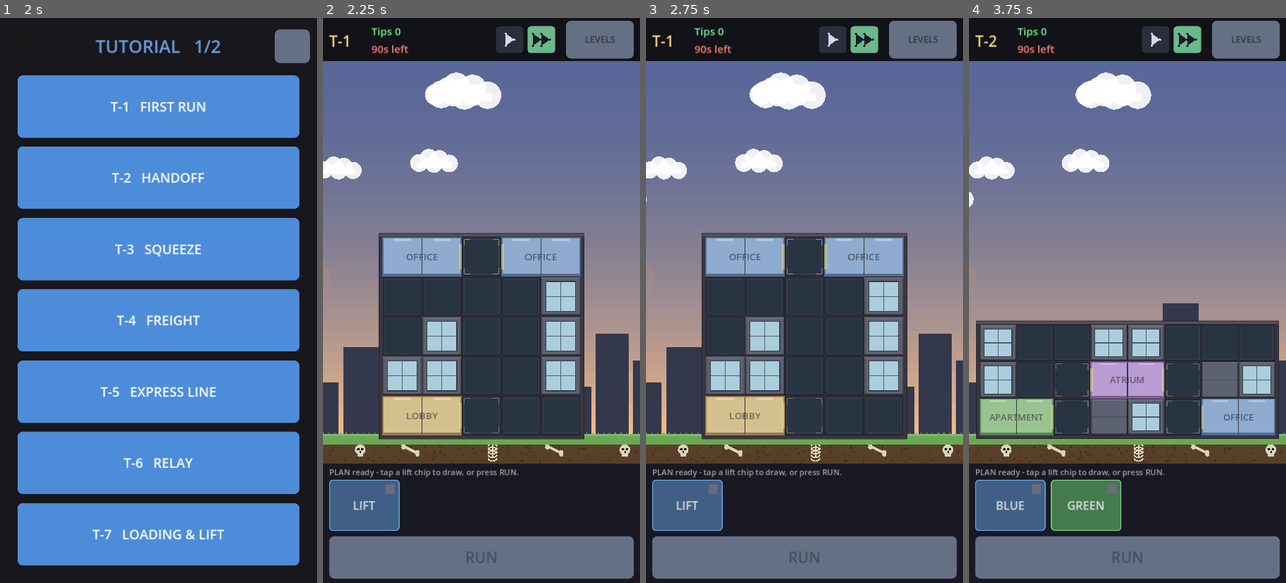
Above: before the commit, frames 1-4 (left to right).
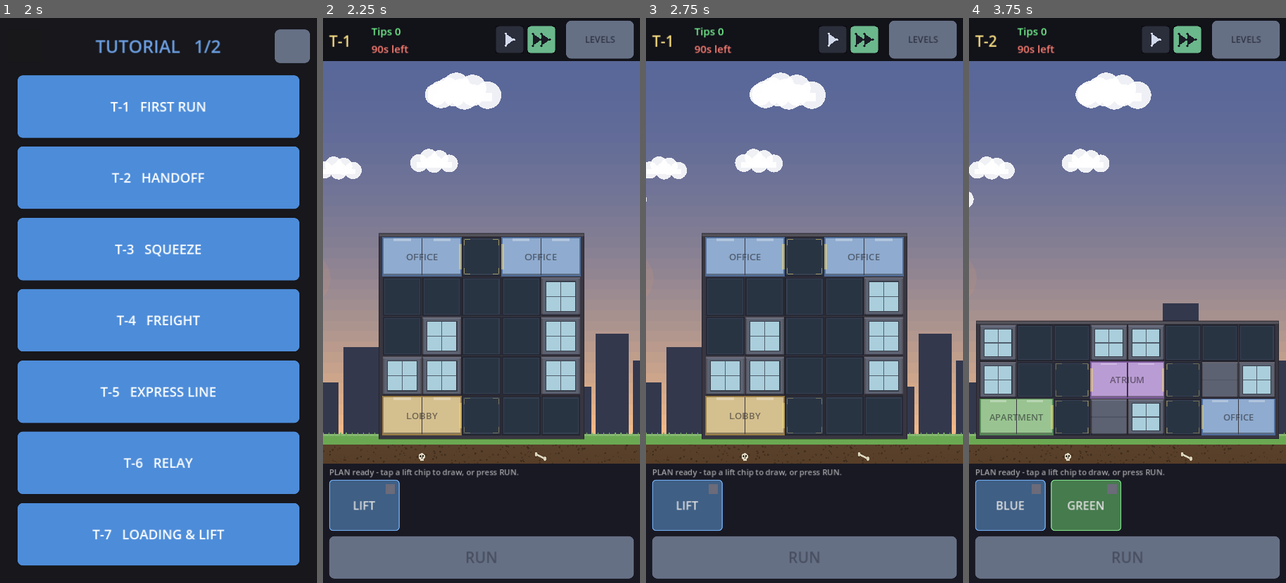
Above: after the commit, the same moments.

Repository: AlexEltonPym/elevator_game
Game: Godot game, scene res://scenes/v5_select.tscn
Same seed, same stepped clock (60 frames per second), same inputs: the game is played once before the commit and once after it.
Inputs (mouse positions are in pixels of both pictures, inside the frame that each line leads up to):
- Up to frame 1 (2 s): click (291, 46) at 0.52 s; click (25, 46) at 1.27 s
- Up to frame 2 (2.25 s): click "T-1 FIRST RUN" at 2 s
- Up to frame 3 (2.75 s): no input
- Up to frame 4 (3.75 s): click "LEVELS" at 2.75 s; click "T-2 HANDOFF" at 3.5 s

Frame 1 is identical in both runs. In frame 2, 0.3% of the frame differs, in the area x 10-97%, y 75-79%; in frame 3, 0.3%; in frame 4, 0.3%.

Commit message:
Fewer, lower, smaller buried bones
The dirt band is thin now (basement retired), so 5 finds crowded the grass line.
Cut to 2 (a skull + a bone), scaled to 0.62, dropped low in the band. Dropped the
tall ribcage. Render-only.

Co-Authored-By: Claude Opus 4.8 <noreply@anthropic.com>

Diff:
--- a/scripts/v5/background5.gd
+++ b/scripts/v5/background5.gd
@@ -49,10 +49,10 @@
 	for i in 260:
 		_specks.append({"x": rng.randf() * VP.x, "y": rng.randf(),
 				"r": rng.randf_range(1.0, 2.6), "d": rng.randf_range(0.10, 0.30)})
-	# A handful of buried finds strung across the dirt, at fixed columns.
-	var kinds := ["skull", "bone", "ribs", "bone", "skull"]
+	# A couple of small buried finds, spread wide (the dirt band is thin now).
+	var kinds := ["skull", "bone"]
 	for i in kinds.size():
-		_bones.append({"x": 70.0 + i * 150.0 + rng.randf_range(-24.0, 24.0), "kind": kinds[i]})
+		_bones.append({"x": 200.0 + i * 330.0 + rng.randf_range(-40.0, 40.0), "kind": kinds[i]})
 
 
 func _process(_dt: float) -> void:
@@ -202,10 +202,10 @@
 	for s in _specks:
 		var y: float = gy + 10.0 + s.y * (BOTTOM_HUD - gy - 10.0)
 		draw_circle(Vector2(s.x, y), s.r, Color(0.0, 0.0, 0.0, s.d * (1.0 - night * 0.5)))
-	# Buried finds strung along the middle of the visible dirt band.
-	var by := (gy + BOTTOM_HUD) * 0.5
+	# Buried finds sit LOW in the (thin) dirt band, small, so they don't crowd the grass.
+	var by := gy + (BOTTOM_HUD - gy) * 0.74
 	for b in _bones:
-		_draw_find(Vector2(b.x, by), str(b.kind), night)
+		_draw_find(Vector2(b.x, by), str(b.kind), night, 0.62)
 	# Grass cap on the ground line.
 	var grass := Color(0.42, 0.66, 0.32).lerp(Color(0.16, 0.30, 0.16), night)
 	draw_rect(Rect2(0.0, gy, VP.x, 20.0), grass)
@@ -216,24 +216,20 @@
 		bx += 13.0
 
 
-## A little buried find (bone / skull / ribcage), drawn in bone-white against the dirt.
-func _draw_find(c: Vector2, kind: String, night: float) -> void:
+## A little buried find (skull / bone), drawn bone-white against the dirt at `scl` scale.
+func _draw_find(c: Vector2, kind: String, night: float, scl := 1.0) -> void:
 	var bone := Color(0.86, 0.83, 0.74).lerp(Color(0.55, 0.53, 0.48), night)
+	draw_set_transform(c, 0.0, Vector2(scl, scl))
 	match kind:
 		"skull":
-			draw_circle(c, 12.0, bone)
-			draw_rect(Rect2(c.x - 7.0, c.y + 8.0, 14.0, 8.0), bone)   # jaw
-			draw_circle(Vector2(c.x - 4.5, c.y - 1.0), 3.0, Color(0.12, 0.09, 0.07))
-			draw_circle(Vector2(c.x + 4.5, c.y - 1.0), 3.0, Color(0.12, 0.09, 0.07))
-			draw_rect(Rect2(c.x - 1.5, c.y + 3.0, 3.0, 4.0), Color(0.12, 0.09, 0.07))
-		"ribs":
-			draw_rect(Rect2(c.x - 1.5, c.y - 16.0, 3.0, 34.0), bone)   # spine
-			for i in 4:
-				var ry := c.y - 10.0 + i * 8.0
-				draw_arc(Vector2(c.x, ry), 12.0, PI * 0.15, PI * 0.85, 10, bone, 3.0)
-				draw_arc(Vector2(c.x, ry), 12.0, PI * 1.15, PI * 1.85, 10, bone, 3.0)
+			draw_circle(Vector2.ZERO, 12.0, bone)
+			draw_rect(Rect2(-7.0, 8.0, 14.0, 8.0), bone)   # jaw
+			draw_circle(Vector2(-4.5, -1.0), 3.0, Color(0.12, 0.09, 0.07))
+			draw_circle(Vector2(4.5, -1.0), 3.0, Color(0.12, 0.09, 0.07))
+			draw_rect(Rect2(-1.5, 3.0, 3.0, 4.0), Color(0.12, 0.09, 0.07))
 		_: # a single long bone
-			draw_line(Vector2(c.x - 16.0, c.y - 8.0), Vector2(c.x + 16.0, c.y + 8.0), bone, 6.0)
+			draw_line(Vector2(-16.0, -8.0), Vector2(16.0, 8.0), bone, 6.0)
 			for e in [Vector2(-16.0, -8.0), Vector2(16.0, 8.0)]:
-				draw_circle(Vector2(c.x + e.x, c.y + e.y - 3.0), 4.5, bone)
-				draw_circle(Vector2(c.x + e.x, c.y + e.y + 3.0), 4.5, bone)
+				draw_circle(Vector2(e.x, e.y - 3.0), 4.5, bone)
+				draw_circle(Vector2(e.x, e.y + 3.0), 4.5, bone)
+	draw_set_transform(Vector2.ZERO, 0.0, Vector2.ONE)
